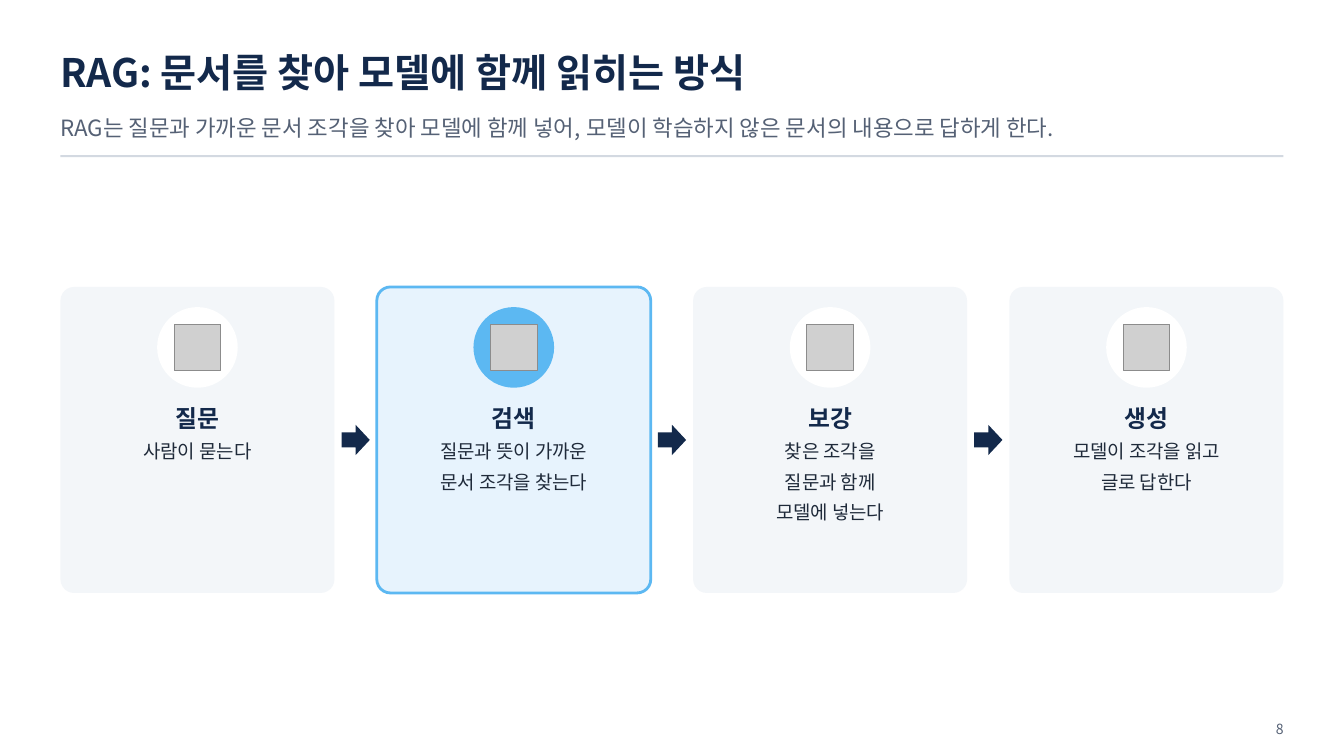
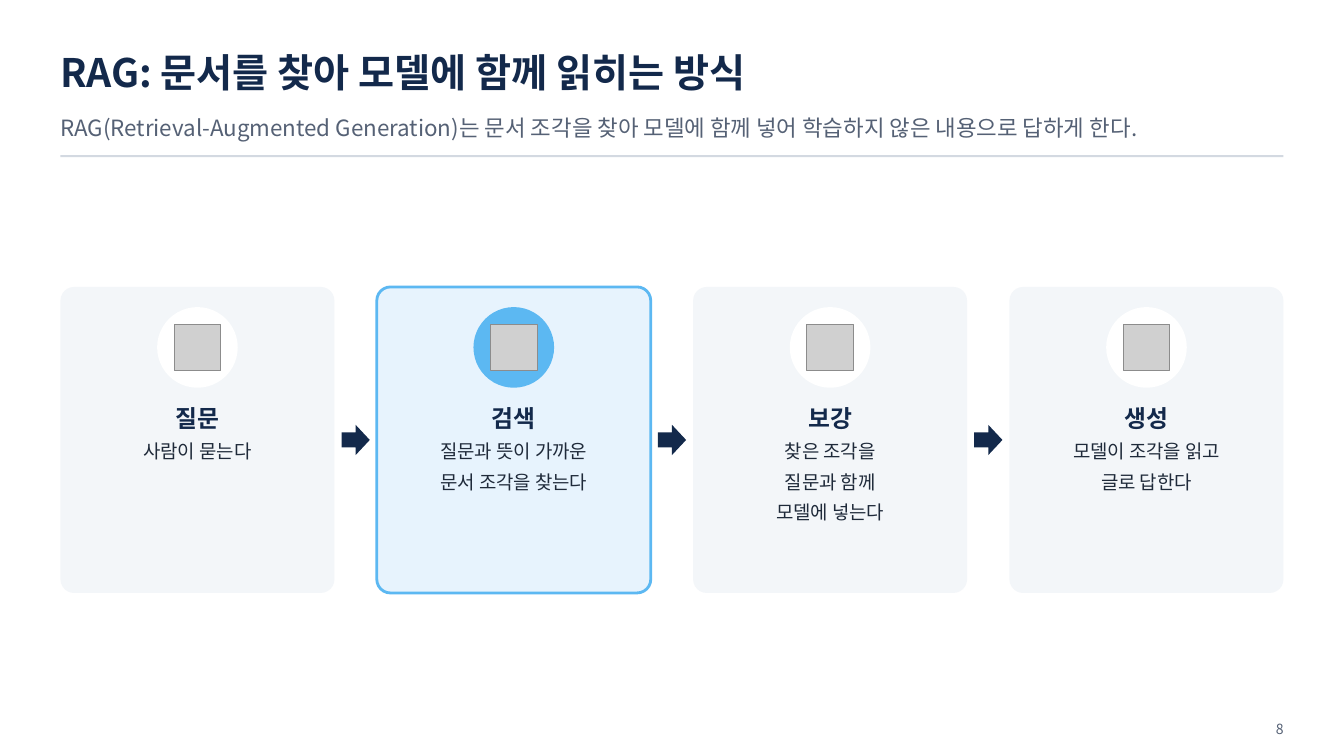
Before and after one commit to uengine-oss/hyd-iot-edu, a slide deck: slide 8 of docs/교재/통합반_오프라인/05회차/통합반_오프라인_05회차.pptx. Drawn at 1344x756 pixels with LibreOffice and Linux fonts; fonts in the diff are those of the drawing; grey boxes stand for pictures. Boxes give left, top, right and bottom in pixels: in the first picture for what was removed or moved away, otherwise in the second. Text is boxed around its words. In the diff, an @@ line names an element or a change of style, - is before the commit and + after.

```diff
--- a/docs/교재/통합반_오프라인/05회차/통합반_오프라인_05회차.pptx
+++ b/docs/교재/통합반_오프라인/05회차/통합반_오프라인_05회차.pptx
@@ text at bbox=[60, 117, 1138, 141]: text changed @@
-RAG는 질문과 가까운 문서 조각을 찾아 모델에 함께 넣어, 모델이 학습하지 않은 문서의 내용으로 답하게 한다.
+RAG(Retrieval-Augmented Generation)는 문서 조각을 찾아 모델에 함께 넣어 학습하지 않은 내용으로 답하게 한다.
```
Also in this commit, not shown: 11 other slides changed, 1 slide added, 28 other files.
